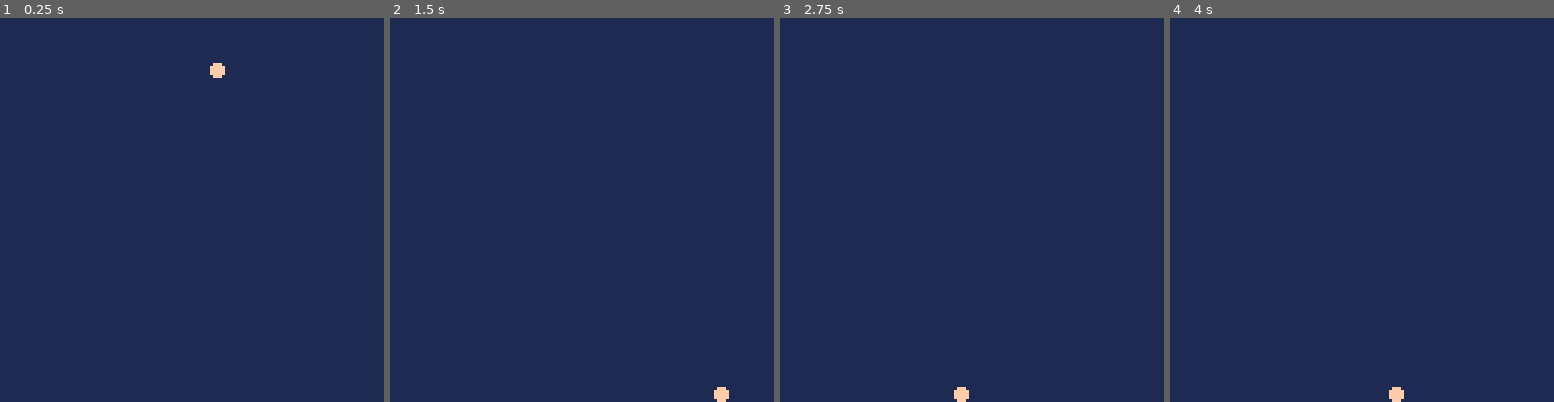
Above: before the commit, frames 1-4 (left to right).
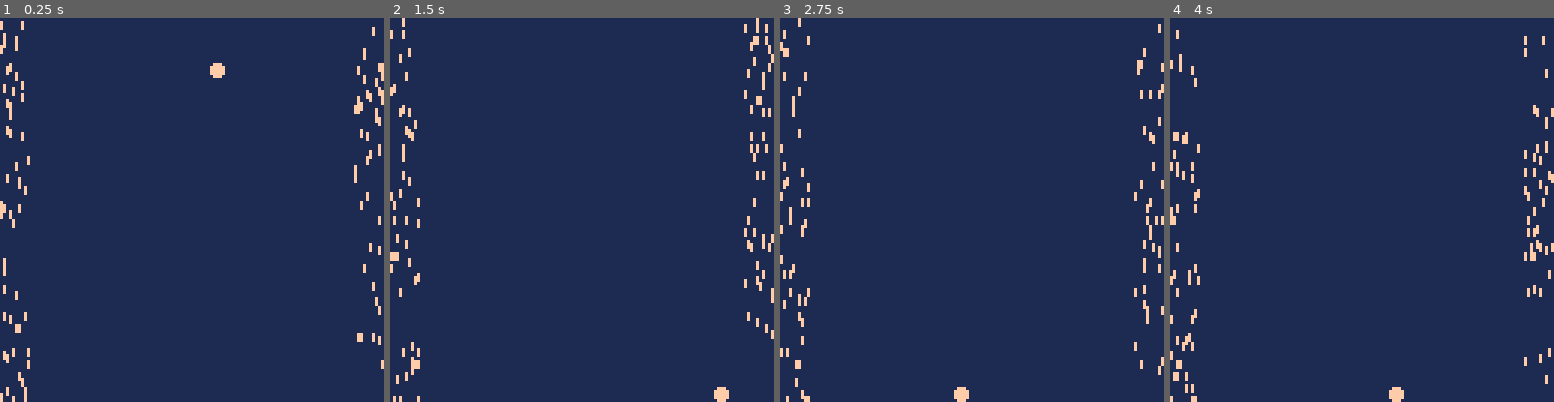
Above: after the commit, the same moments.

Repository: troddy-jpg/cold-wind-howls
Game: PICO-8 cartridge scrolling.p8
The game is run twice, just before and just after one commit, with the same random seed, the same clock (stepped at 60 frames per second) and the same inputs.
Inputs:
- Up to frame 1 (0.25 s): no input
- Up to frame 2 (1.5 s): tap O (Z key) at 0.7 s
- Up to frame 3 (2.75 s): tap O (Z key) at 1.7, 2.1, 2.5 s
- Up to frame 4 (4 s): tap O (Z key) at 2.9, 3.3, 3.7 s

The runs differ from the first frame. In frame 1, 1.7% of the frame differs, in the area x 0-100%, y 0-100%; in frame 2, 1.8%; in frame 3, 1.6%; in frame 4, 1.7%.

Commit message:
speedlines

Diff:
--- a/scrolling.p8
+++ b/scrolling.p8
@@ -19,6 +19,12 @@
         return a + (b - a) * t
     end
 	lerping=false
+	speedlines={}
+	for i=1,100 do
+		speedlines[i]={
+			x=rnd(margin*2)-margin, y=rnd(128)
+		}
+	end
 end
 
 function _update()
@@ -60,11 +66,24 @@
 		xvel=0
         px = 2*(prad+1)
     end
+	--update speedlines
+	for i=1,#speedlines do
+        local s = speedlines[i]
+		s.y -= (4 - i % 4)
+        s.x += sin(time() * 0.25 + i * 0.1)
+		if(s.y<0)s.y=126 s.x=rnd(margin)
+		if(abs(s.x)>margin) s.x=rnd(margin*2)-margin
+	end
 end
 
 function _draw()
     cls(col2)
     circfill(px, py, prad, col1)
+	for i=1,#speedlines do
+        local sl=speedlines[i]
+		if(sl.x<0) then line(128+sl.x,sl.y,128+sl.x,sl.y+2,col1)
+		else line(sl.x,sl.y,sl.x,sl.y+2,col1) end
+	end
 end
 
 
